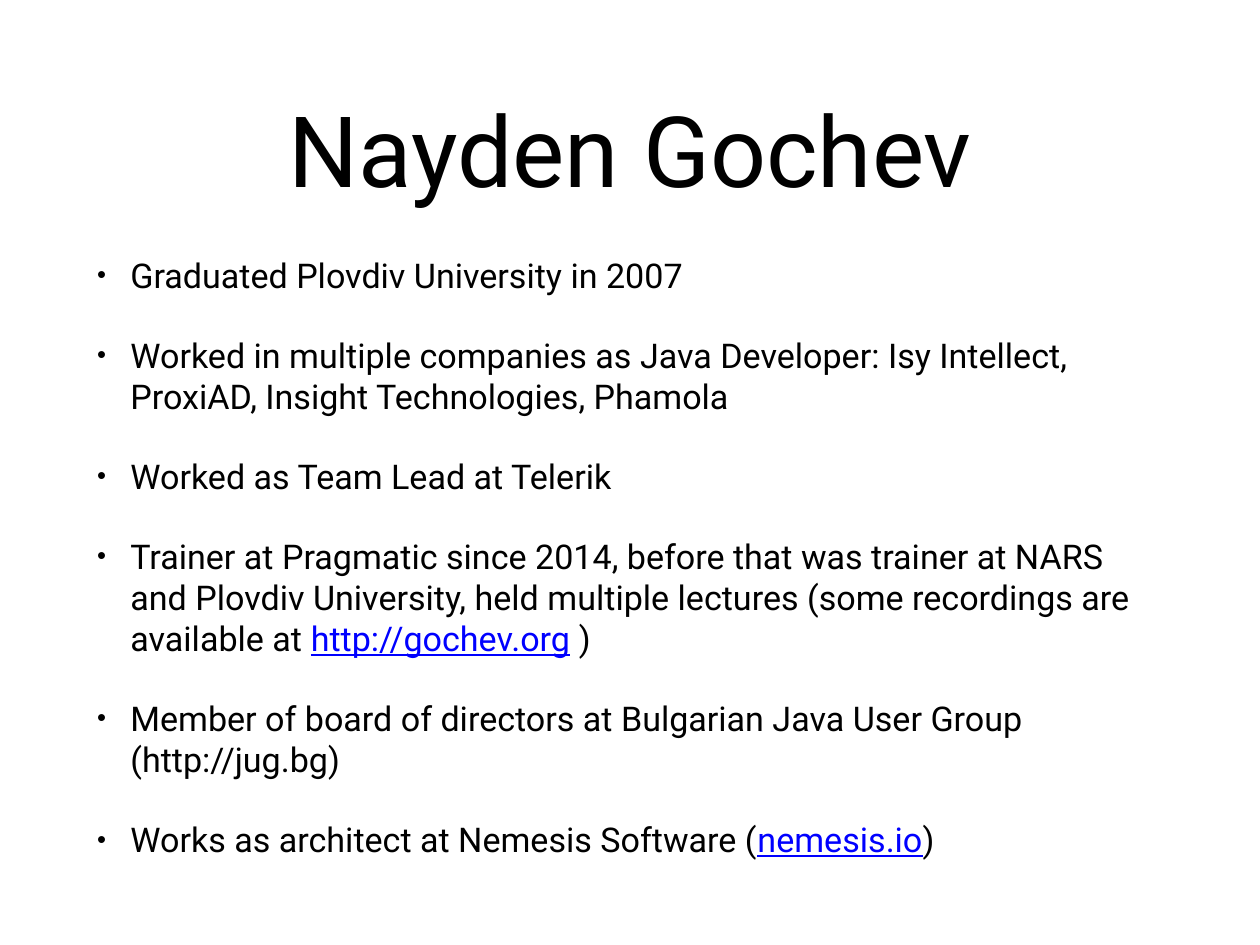
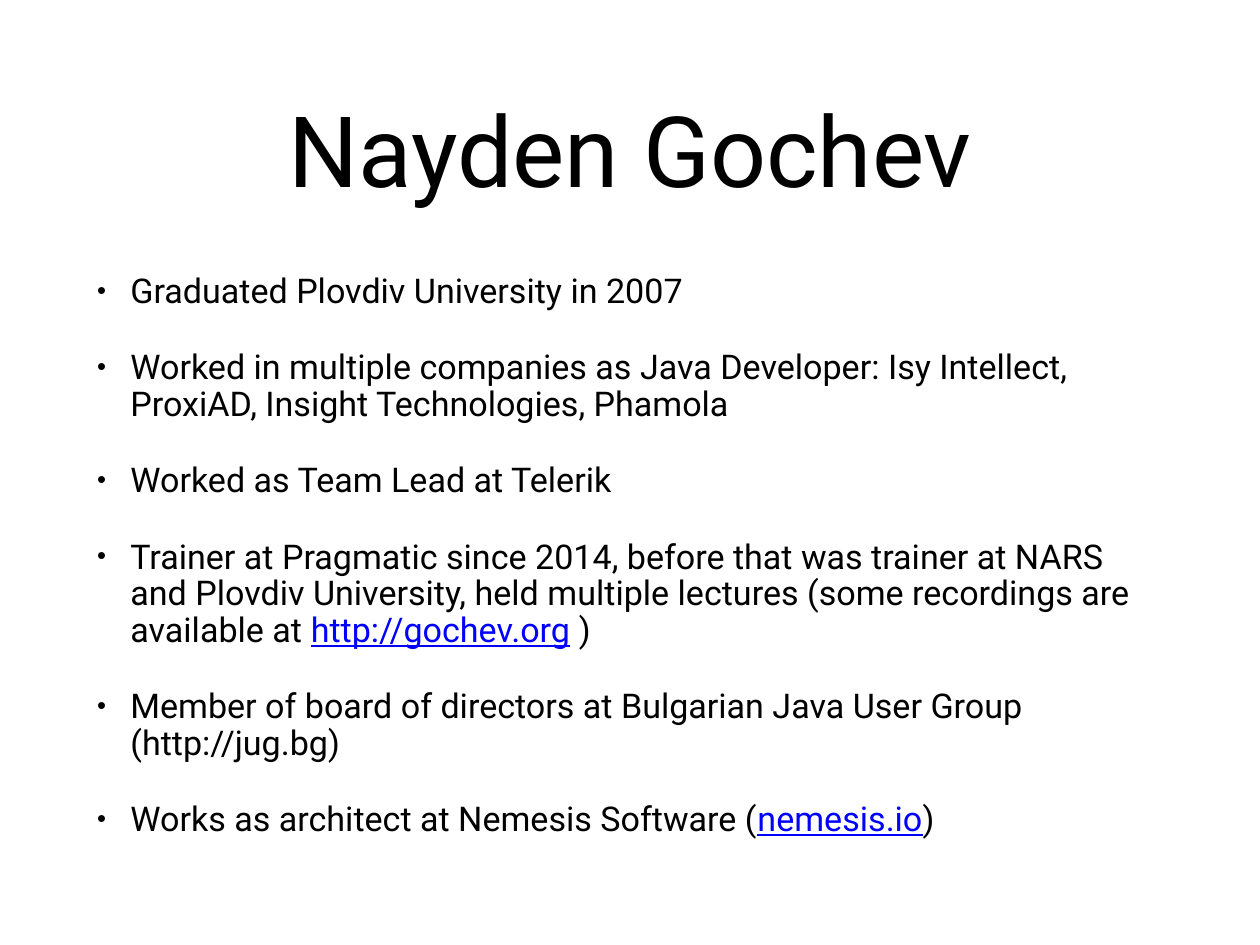
Before and after one commit to PragmaticBG/JavaCourse, a slide deck: slide 3 of 0 Java Advanced .pptx. Drawn at 1260x945 pixels with LibreOffice and Linux fonts; fonts in the diff are those of the drawing. Boxes give left, top, right and bottom in pixels: in the first picture for what was removed or moved away, otherwise in the second. Text is boxed around its words. In the diff, an @@ line names an element or a change of style, - is before the commit and + after.

```diff
--- a/0 Java Advanced .pptx
+++ b/0 Java Advanced .pptx
@@ text "Graduated Plovdiv University in 2007" at box(130, 277, 1129, 839): line spacing 1 to 0.9 @@
```
Also in this commit, not shown: 1 other slide changed, 1 slide added, 1 slide removed, 1 other file.
